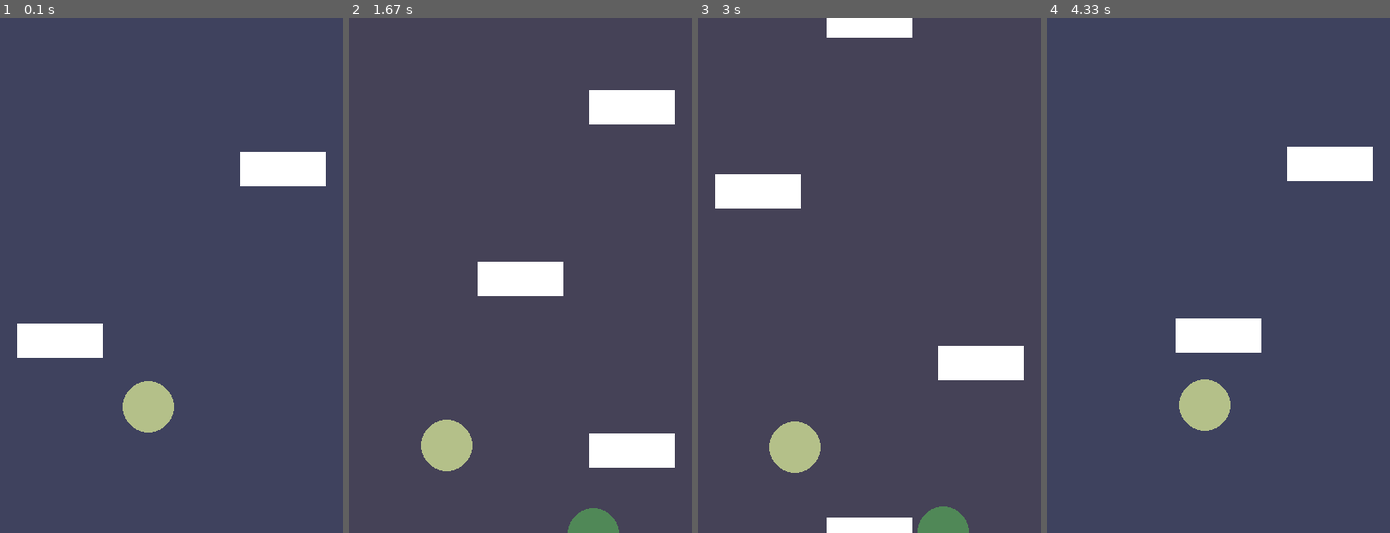
Above: before the commit, frames 1-4 (left to right).
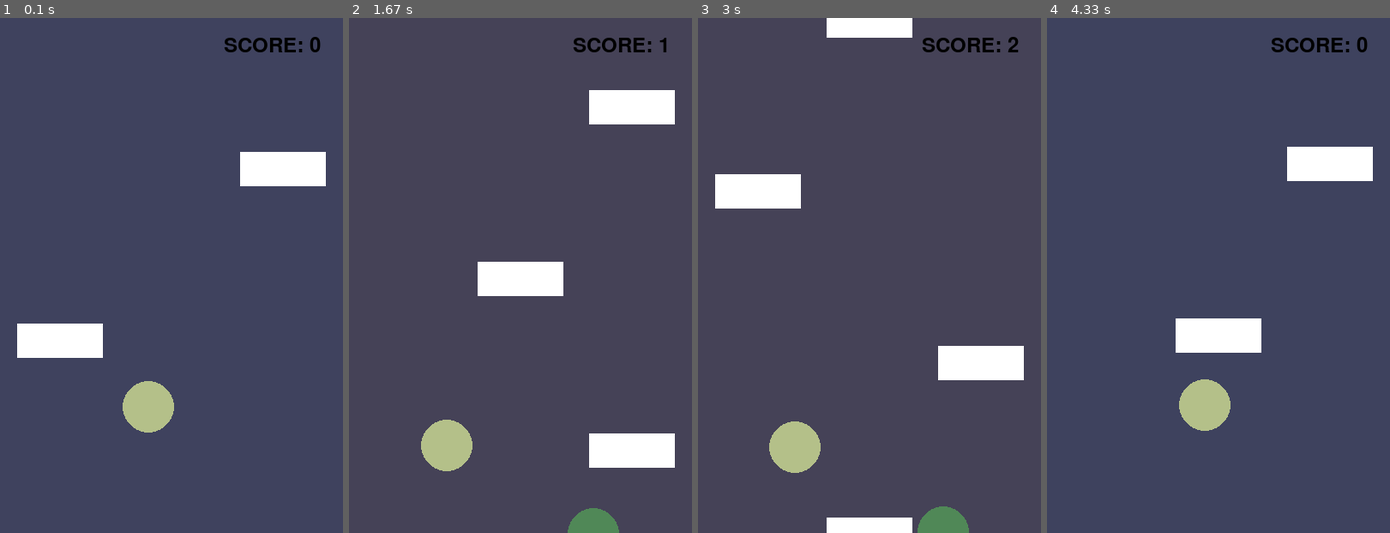
Above: after the commit, the same moments.

Repository: Cubical22/PyGameRepractice
Game: pygame game, started from index.py
Two runs of this game, one before a commit and one after it. Both use one fixed random seed, a clock stepped at 60 frames per second and the inputs below.
Inputs (mouse positions are in pixels of both pictures, inside the frame that each line leads up to):
- Up to frame 1 (0.1 s): no input
- Up to frame 2 (1.67 s): click (520, 275) at 0.38 s; click (520, 306) at 0.72 s; click (414, 198) at 1.05 s; click (643, 455) at 1.38 s
- Up to frame 3 (3 s): click (876, 100) at 1.72 s; click (852, 409) at 2.05 s; click (859, 187) at 2.38 s; click (814, 105) at 2.72 s
- Up to frame 4 (4.33 s): click (1307, 229) at 3.05 s; click (1324, 265) at 3.38 s; click (1290, 182) at 3.72 s; click (1119, 177) at 4.05 s

The runs differ from the first frame. In frame 1, 0.4% of the frame differs, in the area x 65-94%, y 3-7%; in frame 2, 0.4%; in frame 3, 0.4%; in frame 4, 0.4%.

Commit message:
score display on the top right corner

Diff:
--- a/Items/STATE_MANAGER/STATE_MANAGER.py
+++ b/Items/STATE_MANAGER/STATE_MANAGER.py
@@ -17,6 +17,3 @@
             self.score = 0
 
             return True
-
-    def update_score(self):
-        print(f'\rDodge the walls! ⭐ score: {self.score} ⭐ heart(s): {self.heart_count} ⭐                ', end="")
--- a/index.py
+++ b/index.py
@@ -85,6 +85,12 @@
 
                 GENERATOR.reset_ob()
 
-    MANAGER.update_score()
+    # displaying the score on the screen, top right corner
+    font = pygame.font.Font(None, 36)
+    text = font.render(str(f'SCORE: {str(MANAGER.score)}'), True, (0,0,0))
+    text_rect = text.get_rect()
+    text_rect.centerx = window.get_width() - text_rect.width + 30
+    text_rect.y = 20
+    window.blit(text, text_rect)
 
     pygame.display.update() # updating the display
